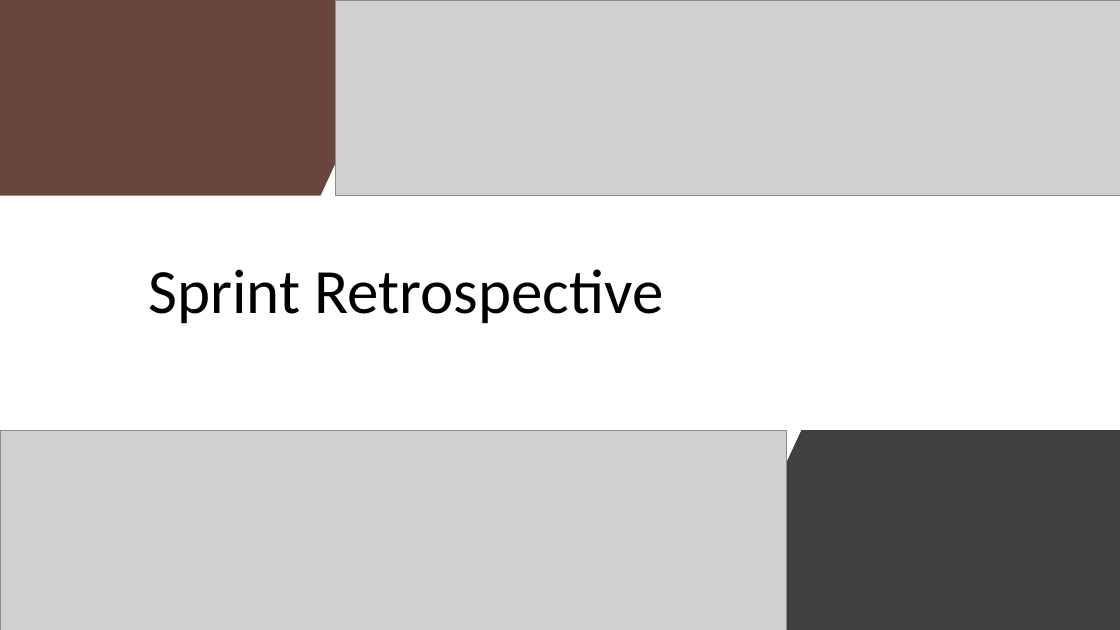
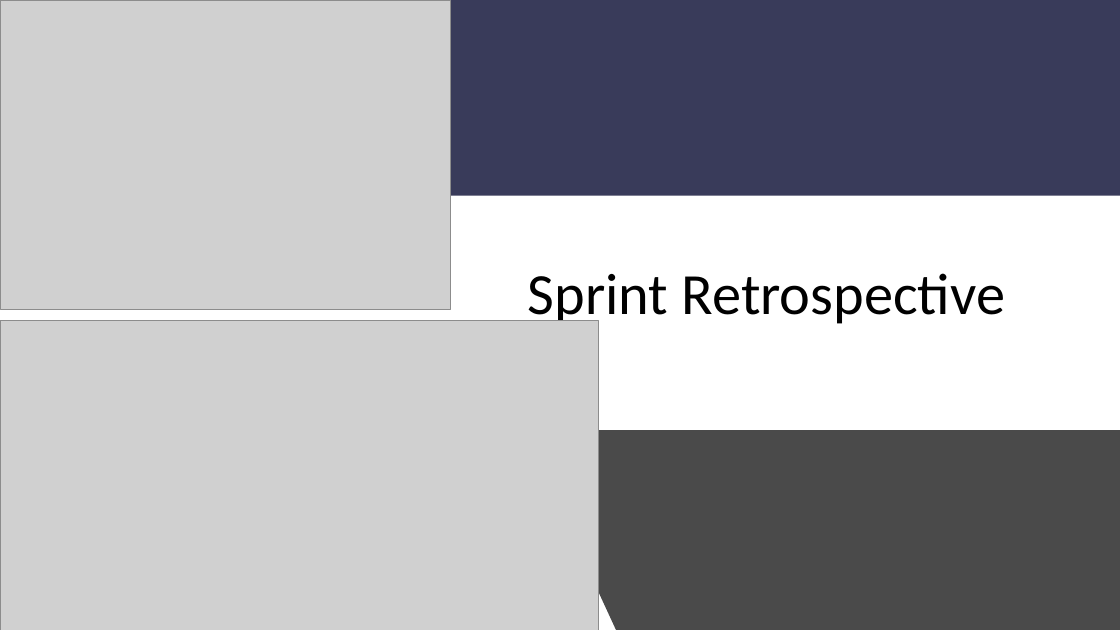
Before and after one commit to Sangiv/To-Do-List, a slide deck: slide 11 of documentation/TDL-Presentation.pptx. Drawn at 1120x630 pixels with LibreOffice and Linux fonts; fonts in the diff are those of the drawing; grey boxes stand for pictures. Boxes give left, top, right and bottom in pixels: in the first picture for what was removed or moved away, otherwise in the second. Text is boxed around its words. In the diff, an @@ line names an element or a change of style, - is before the commit and + after.

```diff
--- a/documentation/TDL-Presentation.pptx
+++ b/documentation/TDL-Presentation.pptx
@@ freeform shape removed at [0, 0, 411, 196] @@
@@ picture added at [0, 0, 450, 309] @@
@@ freeform shape added at [328, 0, 1120, 196], fill #393B5A @@
@@ picture removed at [335, 0, 1120, 196] @@
@@ title "Sprint Retrospective": place and size @@
-title "Sprint Retrospective" at [148, 269, 664, 323]
+title "Sprint Retrospective" at [528, 273, 1005, 327]
@@ title "Sprint Retrospective" at [528, 273, 1005, 327]: size 54 to 50 pt @@
@@ picture: place and size @@
-picture at [0, 430, 787, 630]
+picture at [0, 321, 599, 630]
@@ freeform shape: place and size @@
-freeform shape at [709, 430, 1120, 630]
+freeform shape at [524, 430, 1120, 630]
@@ freeform shape at [524, 430, 1120, 630]: fill #404040 to #4A4A4A @@
```
Also in this commit, not shown: 5 other slides changed.
